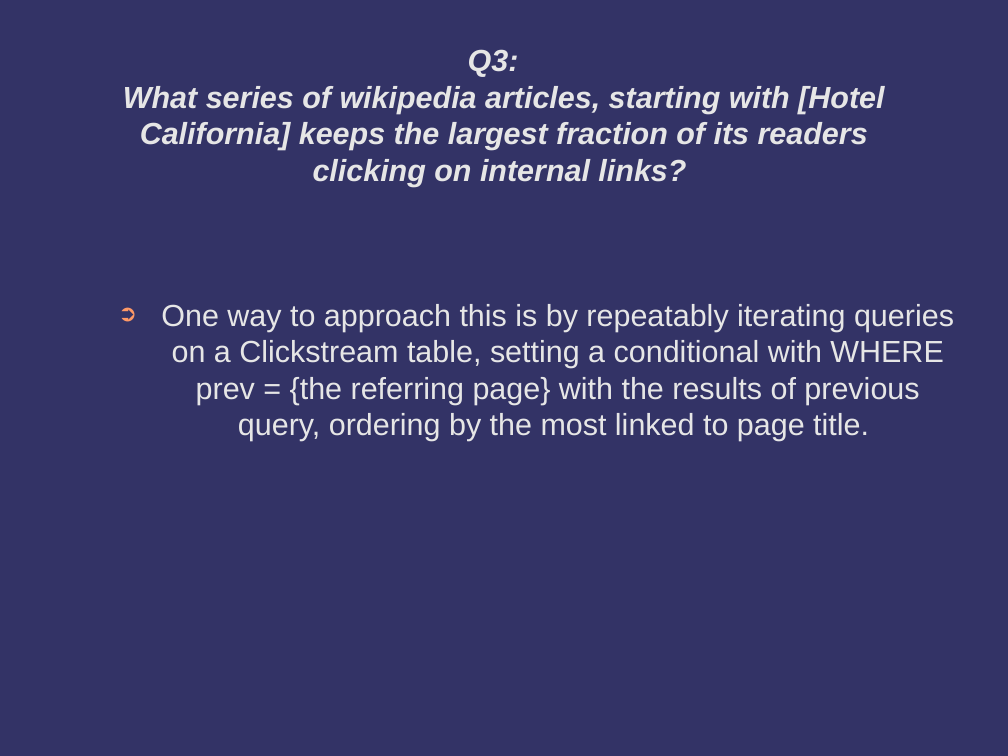
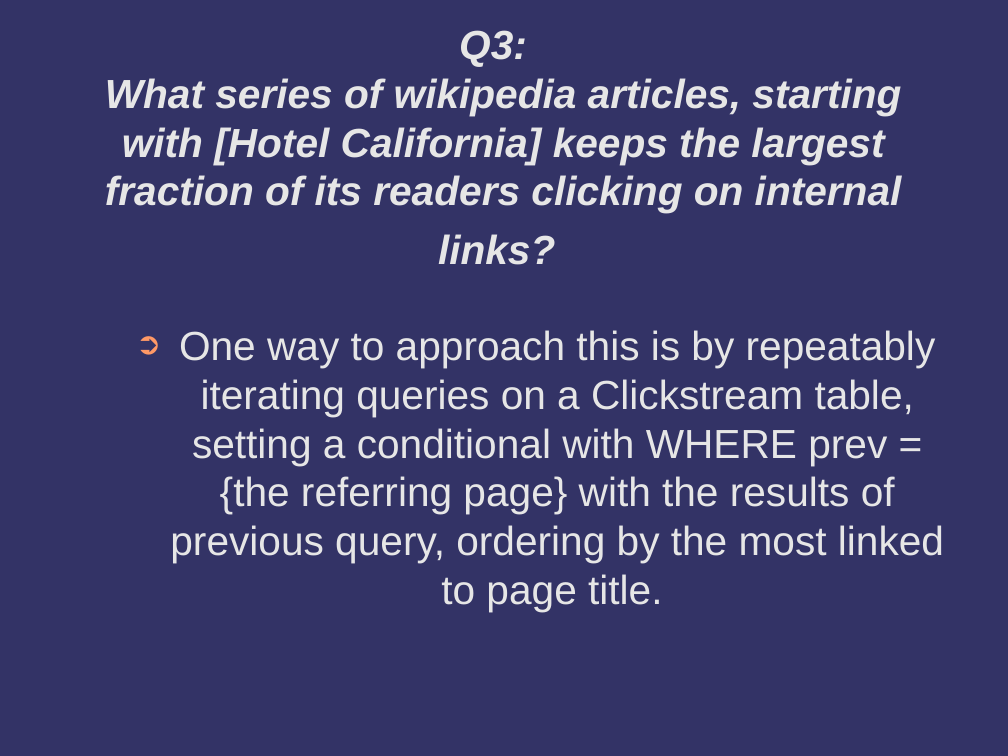
Before and after one commit to TMickle/Project1, a slide deck: slide 11 of project1.odp. Drawn at 1008x756 pixels with LibreOffice and Linux fonts; fonts in the diff are those of the drawing; background and template pictures are left out. Boxes give left, top, right and bottom in pixels: in the first picture for what was removed or moved away, otherwise in the second. Text is boxed around its words. In the diff, an @@ line names an element or a change of style, - is before the commit and + after.

Commit message:
added pdf format powerpoint

```diff
--- a/project1.odp
+++ b/project1.odp
@@ title "Q3: What series of wikipedia ..." at (105,30,902,265): size 24 to 32 pt @@
@@ title "Q3: What series of wikipedia ...": place and size @@
-title "Q3: What series of wikipedia ..." at (123,49,884,187)
+title "Q3: What series of wikipedia ..." at (105,30,902,265)
@@ text "One way to approach this ..." at (170,330,944,612): size 24 to 32 pt @@
```
Also in this commit, not shown: 21 other slides changed, 1 slide added, 1 slide removed, 2 other files.
